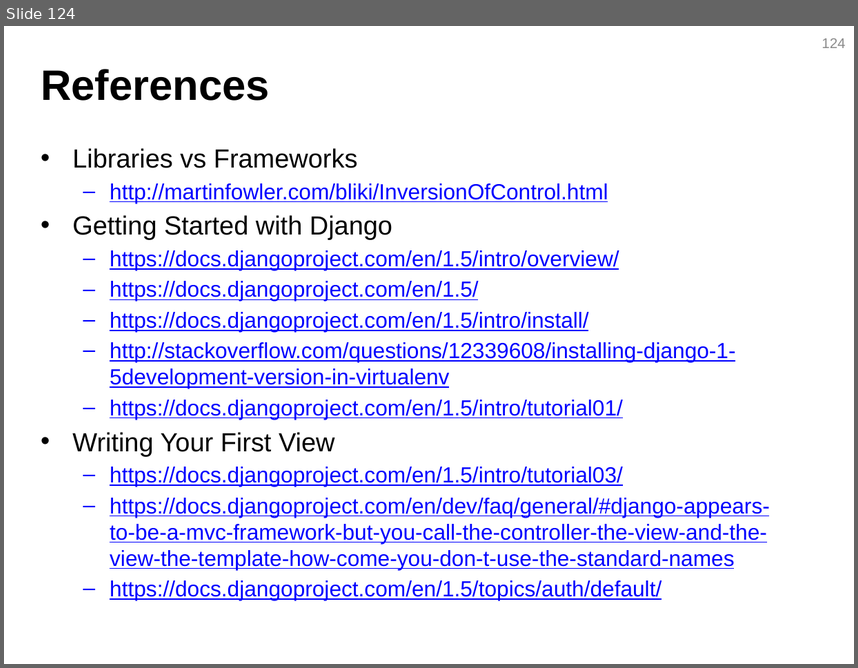
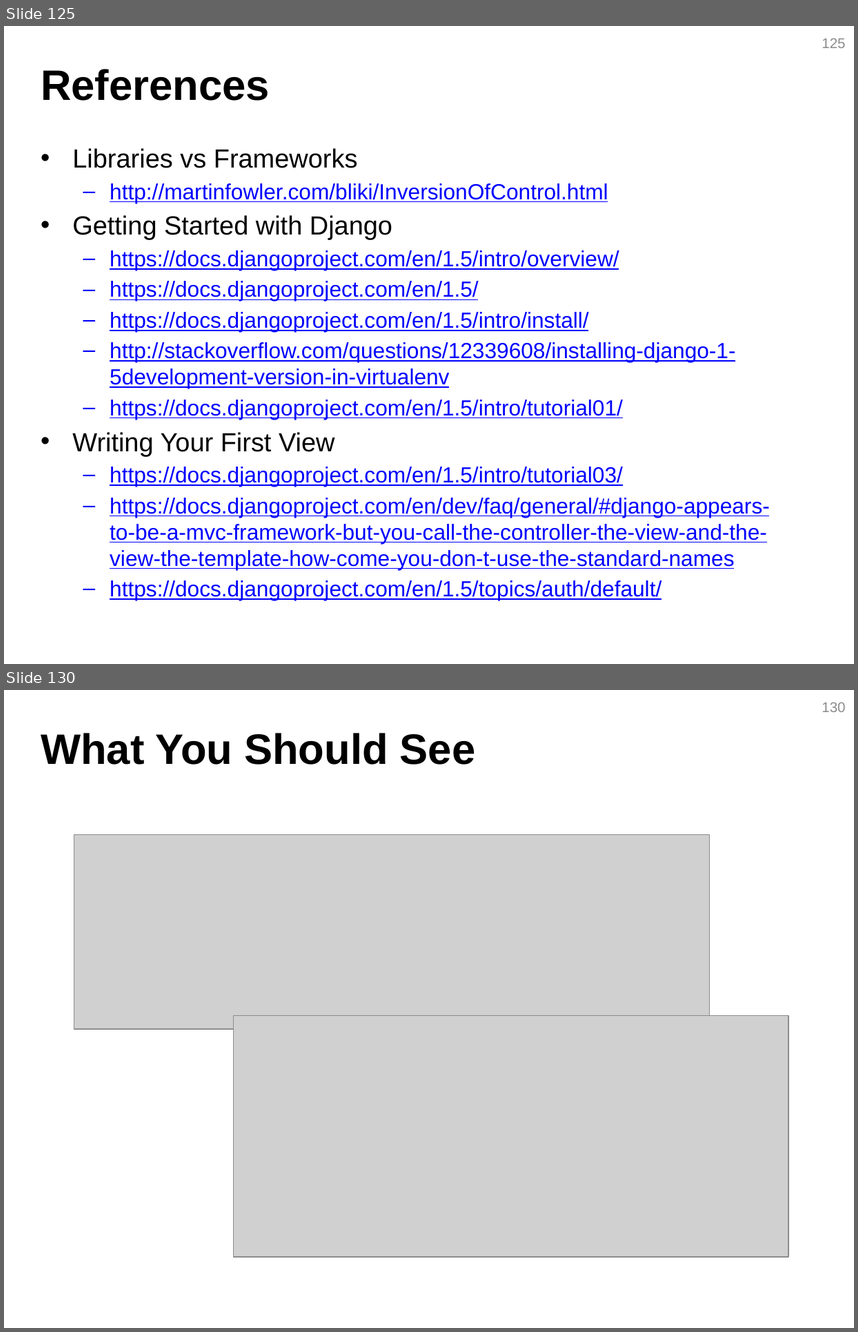
Before and after one commit to JustinSDK/PyConTW2013Tutorial, a slide deck: PyCon Taiwan 2013 Tutorial.pptx. Shown one above the other, each under a label of ours: slide 124 before the commit, slides 125 and 130 after it; the slides between them are not shown. The pictures are 858x668 and 858x1332 pixels, drawn with LibreOffice and Linux fonts; fonts in the diff are those of the drawing; grey boxes stand for pictures. Boxes give left, top, right and bottom in pixels: in the first picture for what was removed or moved away, otherwise in the second. Text is boxed around its words. In the diff, an @@ line names an element or a change of style, - is before the commit and + after.

```diff
--- a/PyCon Taiwan 2013 Tutorial.pptx
+++ b/PyCon Taiwan 2013 Tutorial.pptx
@@ slide 130 added at [4,690,854,1328], background #FFFFFF @@
@@ page number added at [822,702,845,712], 12 pt, text #8C8C8C @@
+130
@@ title added at [41,733,476,765], 36 pt, text #000000, bold @@
+What You Should See
@@ picture added at [74,834,710,1028] @@
@@ picture added at [234,1016,789,1256] @@
@@ what was slide 124 is now slide 125 @@
@@ page number at [822,38,845,48]: text changed @@
-124
+125
```
Also in this commit, not shown: 5 slides changed, 38 other slides added, 1 slide removed, 46 other files.
